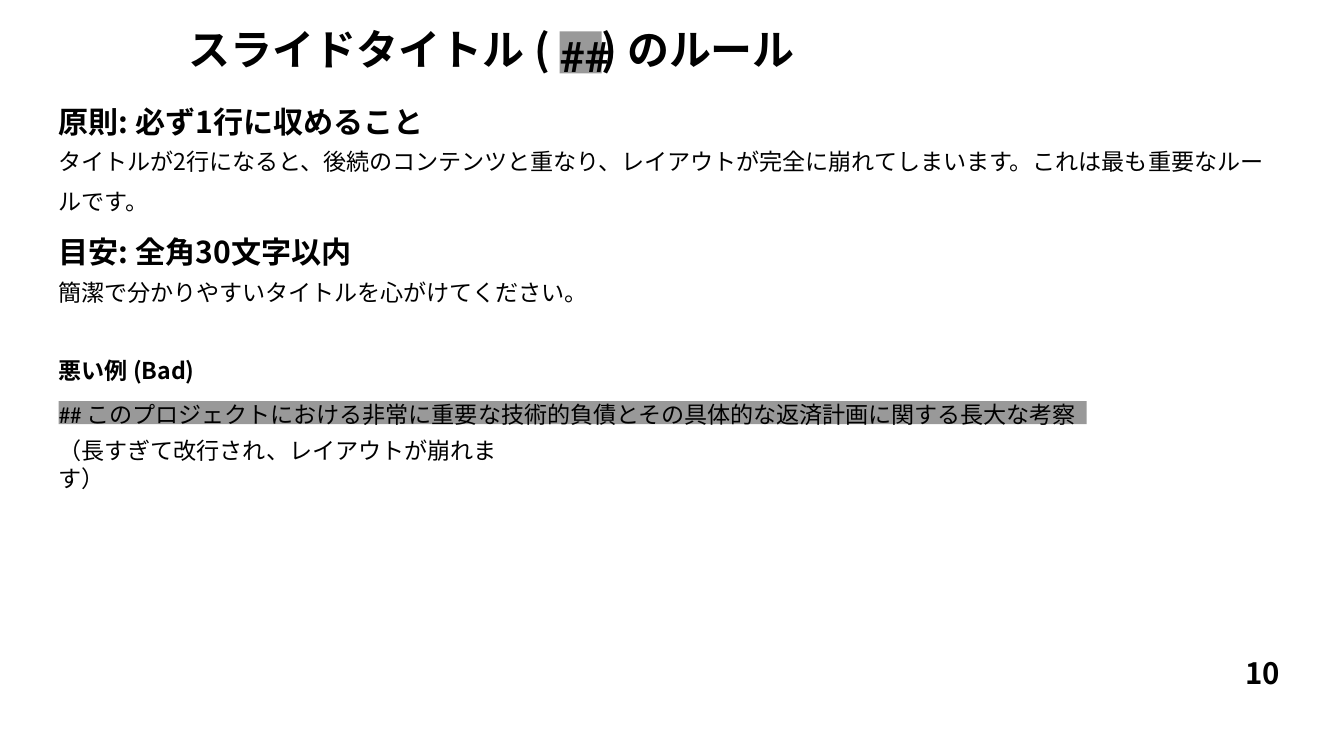
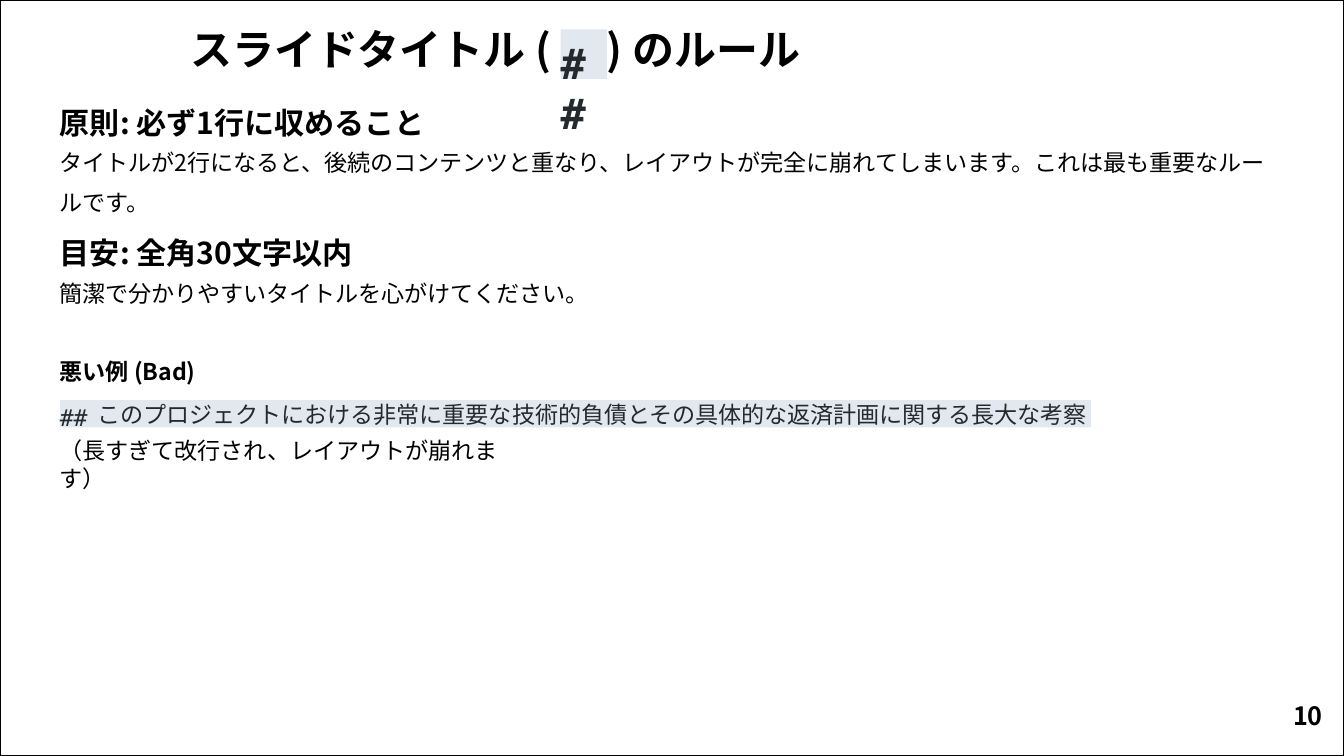
Before and after one commit to sdkn104/misc, a slide deck: slide 10 of Comp/Marp/marp.pptx. Drawn at 1344x756 pixels with LibreOffice and Linux fonts; fonts in the diff are those of the drawing; background and template pictures are left out. Boxes give left, top, right and bottom in pixels: in the first picture for what was removed or moved away, otherwise in the second. Text is boxed around its words. In the diff, an @@ line names an element or a change of style, - is before the commit and + after.

```diff
--- a/Comp/Marp/marp.pptx
+++ b/Comp/Marp/marp.pptx
@@ freeform shape added at box(1, 1, 1344, 756), outline #000000 0.74 pt @@
@@ freeform shape at box(561, 29, 607, 79): fill #999999 to #E2E8EF @@
@@ freeform shape: place and size @@
-freeform shape at box(560, 31, 602, 74)
+freeform shape at box(561, 29, 607, 79)
@@ text ") のルール": place and size @@
-text ") のルール" at box(627, 33, 795, 67)
+text ") のルール" at box(632, 33, 800, 67)
@@ text "##": place and size @@
-text "##" at box(560, 30, 615, 90)
+text "##" at box(561, 37, 607, 80)
@@ text "##" at box(561, 37, 607, 80): font Roboto to DejaVu Sans Mono, text colour #000000 to #24292E @@
@@ freeform shape: place and size @@
-freeform shape at box(58, 401, 1087, 424)
+freeform shape at box(59, 400, 1091, 427)
@@ freeform shape at box(59, 400, 1091, 427): fill #999999 to #E2E8EF @@
@@ text added at box(59, 404, 98, 427), 16.5 pt, text #24292E @@
+##
@@ text at box(98, 403, 1087, 425): text changed; text colour #000000 to #24292E @@
-## このプロジェクトにおける非常に重要な技術的負債とその具体的な返済計画に関する長大な考察
+このプロジェクトにおける非常に重要な技術的負債とその具体的な返済計画に関する長大な考察
@@ text "10": place and size @@
-text "10" at box(1245, 662, 1280, 685)
+text "10" at box(1293, 706, 1323, 726)
@@ text "10" at box(1293, 706, 1323, 726): size 21 to 18 pt @@
```
Also in this commit, not shown: 12 other slides changed, 5 other files.
